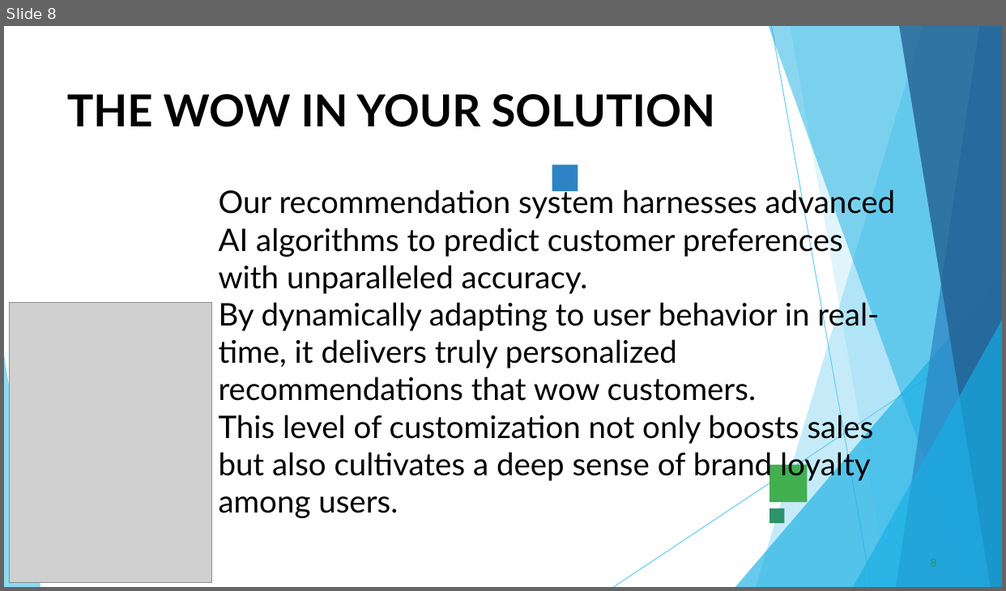
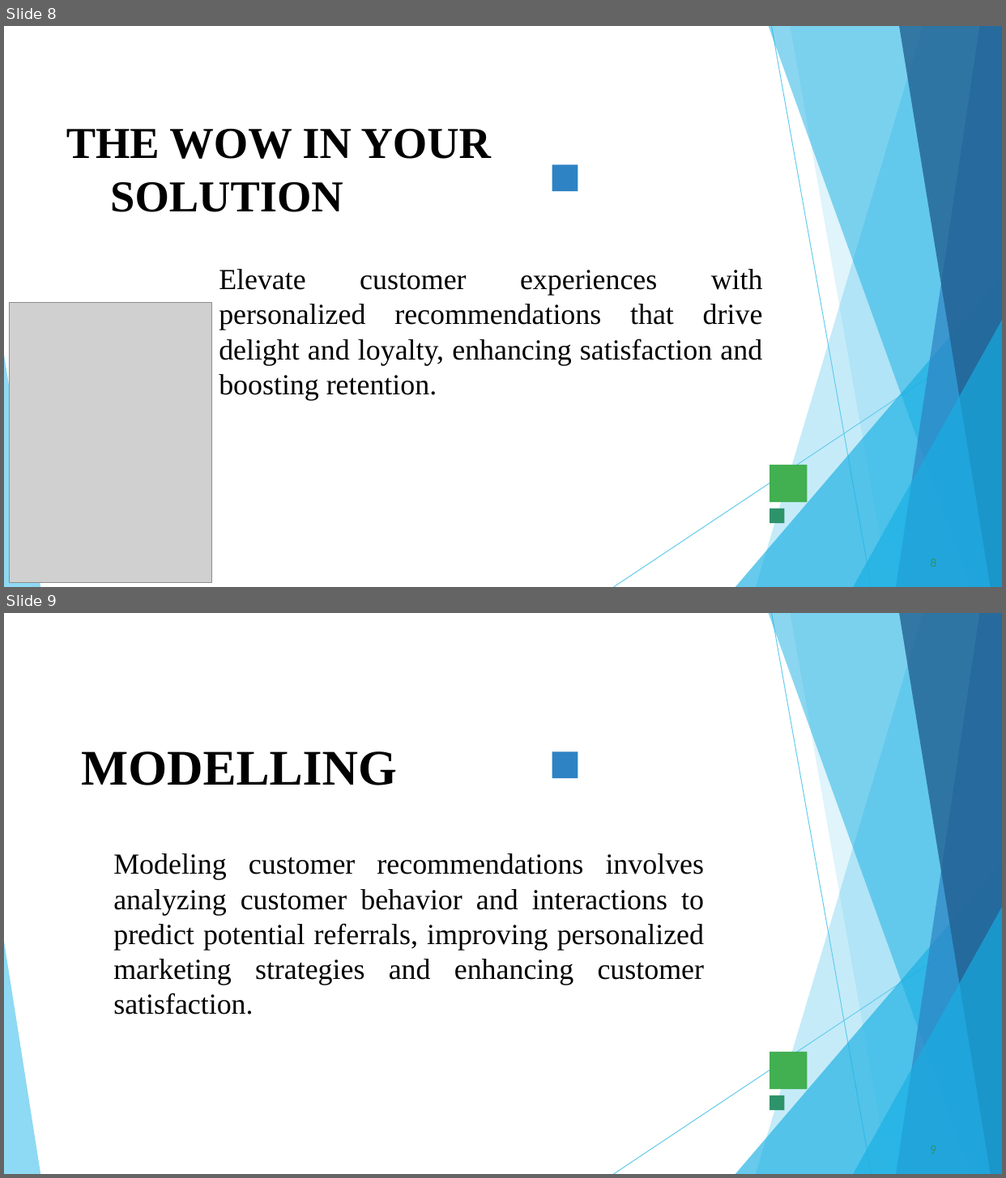
Before and after one commit to Venotha-2004/Naanmuthalvan, a slide deck: CUSTOMER_RECOMMENDATIONS.pptx. Shown one above the other, each under a label of ours: slide 8 before the commit, slides 8 and 9 after it. The pictures are 1006x591 and 1006x1178 pixels, drawn with LibreOffice and Linux fonts; fonts in the diff are those of the drawing; grey boxes stand for pictures; background and template pictures are left out. Boxes give left, top, right and bottom in pixels: in the first picture for what was removed or moved away, otherwise in the second. Text is boxed around its words. In the diff, an @@ line names an element or a change of style, - is before the commit and + after.

```diff
--- a/CUSTOMER_RECOMMENDATIONS.pptx
+++ b/CUSTOMER_RECOMMENDATIONS.pptx
@@ slide 9 added at [4, 613, 1002, 1174], background #FFFFFF; not listed: 10 template elements that a slide beside it also shows @@
@@ title added at [81, 752, 397, 786], 48 pt, text #000000, bold @@
+MODELLING
@@ freeform shape added at [552, 752, 577, 777], fill #2D83C3 @@
@@ text added at [113, 854, 705, 1015], 28 pt, text #000000 @@
+Modeling customer recommendations involves analyzing customer behavior and interactions to predict potential referrals, improving personalized marketing strategies and enhancing customer satisfaction.
@@ freeform shape added at [769, 1052, 808, 1089], fill #42AF51 @@
@@ freeform shape added at [769, 1096, 785, 1111], fill #2D936B @@
@@ page number added at [930, 1146, 936, 1154], 11 pt, text #2D936B @@
+9
@@ slide 8 changed as well @@
@@ title "THE WOW IN YOUR SOLUTION": place and size @@
-title "THE WOW IN YOUR SOLUTION" at [67, 94, 716, 127]
+title "THE WOW IN YOUR SOLUTION" at [66, 129, 491, 212]
@@ title "THE WOW IN YOUR SOLUTION" at [66, 129, 491, 212]: font Lato to Times New Roman @@
@@ text at [219, 269, 763, 400]: text changed; size 30 to 28 pt; font Lato to Times New Roman @@
-Our recommendation system harnesses advanced AI algorithms to predict customer preferences with unparalleled accuracy.
-By dynamically adapting to user behavior in real-time, it delivers truly personalized recommendations that wow customers.
-This level of customization not only boosts sales but also cultivates a deep sense of brand loyalty among users.
+Elevate customer experiences with personalized recommendations that drive delight and loyalty, enhancing satisfaction and boosting retention.
```
Also in this commit, not shown: 7 other slides changed, 1 other slide added, 2 slides removed.
